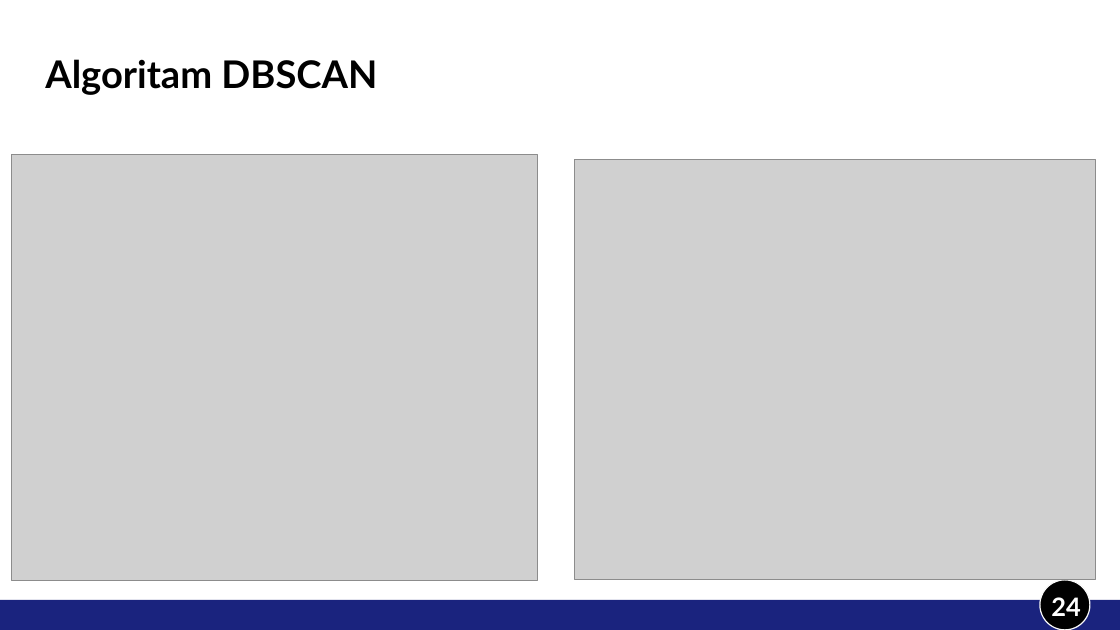
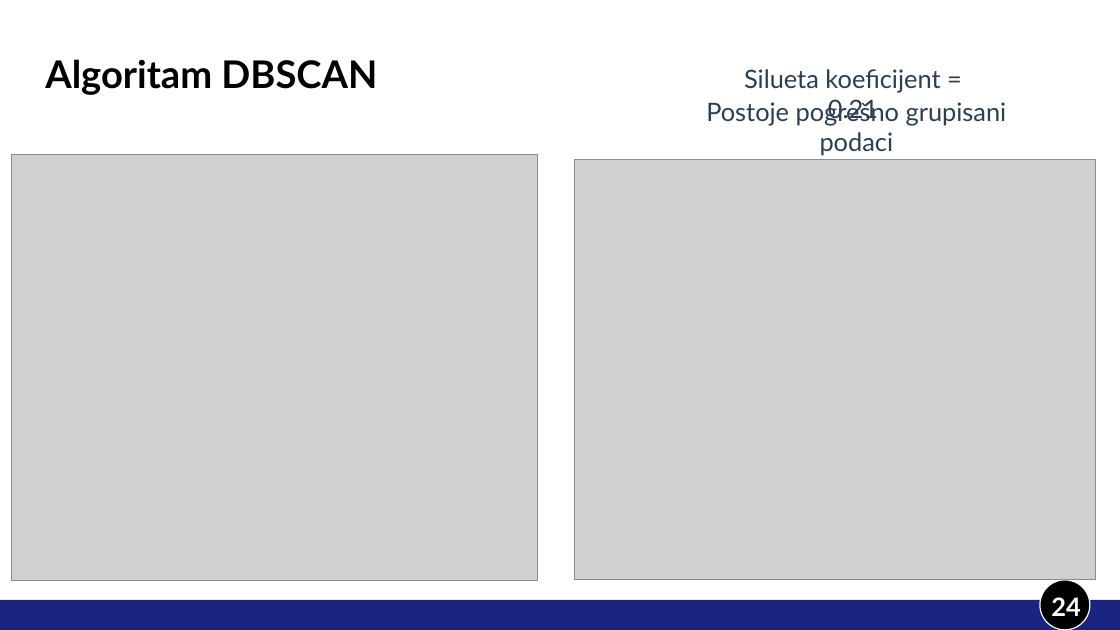
Before and after one commit to StefanJevtic63/2023_Data_Mining_Traffic_violations_Dataset, a slide deck: slide 24 of prezentacija.odp. Drawn at 1120x630 pixels with LibreOffice and Linux fonts; fonts in the diff are those of the drawing; grey boxes stand for pictures. Boxes give left, top, right and bottom in pixels: in the first picture for what was removed or moved away, otherwise in the second. Text is boxed around its words. In the diff, an @@ line names an element or a change of style, - is before the commit and + after.

```diff
--- a/prezentacija.odp
+++ b/prezentacija.odp
@@ text added at [744,69,940,122], 18 pt, text #2C3E50 @@
+Silueta koeficijent = 0.21
@@ text added at [706,99,899,156], 18 pt, text #2C3E50 @@
+Postoje pogrešno grupisani podaci
```
Also in this commit, not shown: 4 other slides changed, 1 slide added, 1 slide removed, 22 other files.
